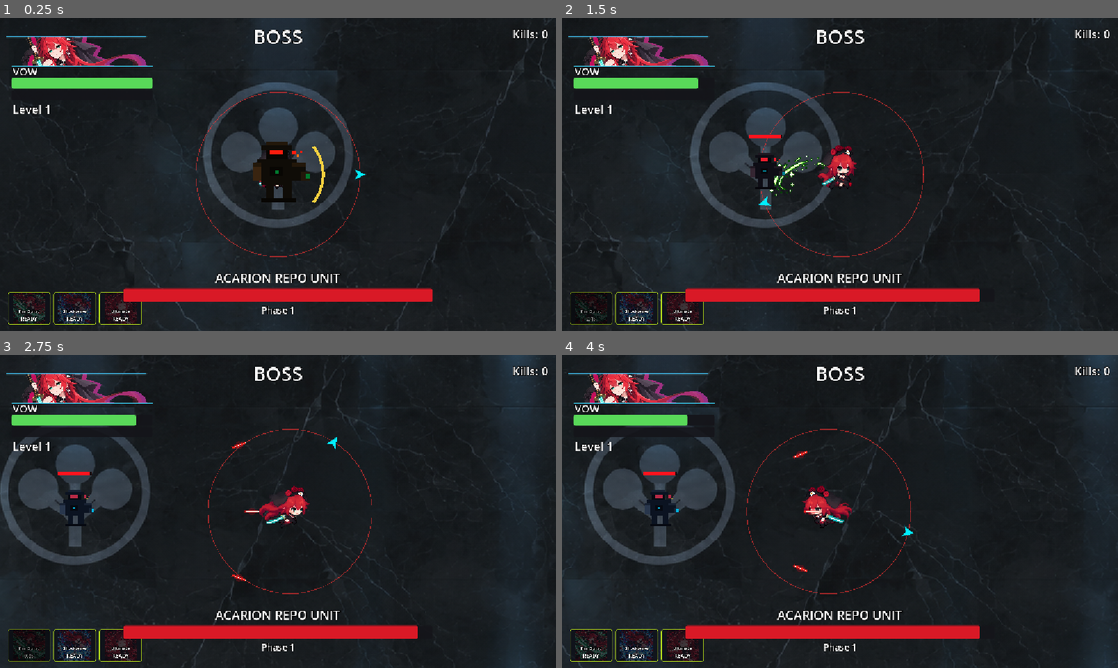
Above: before the commit, frames 1-4 (two rows, left to right).
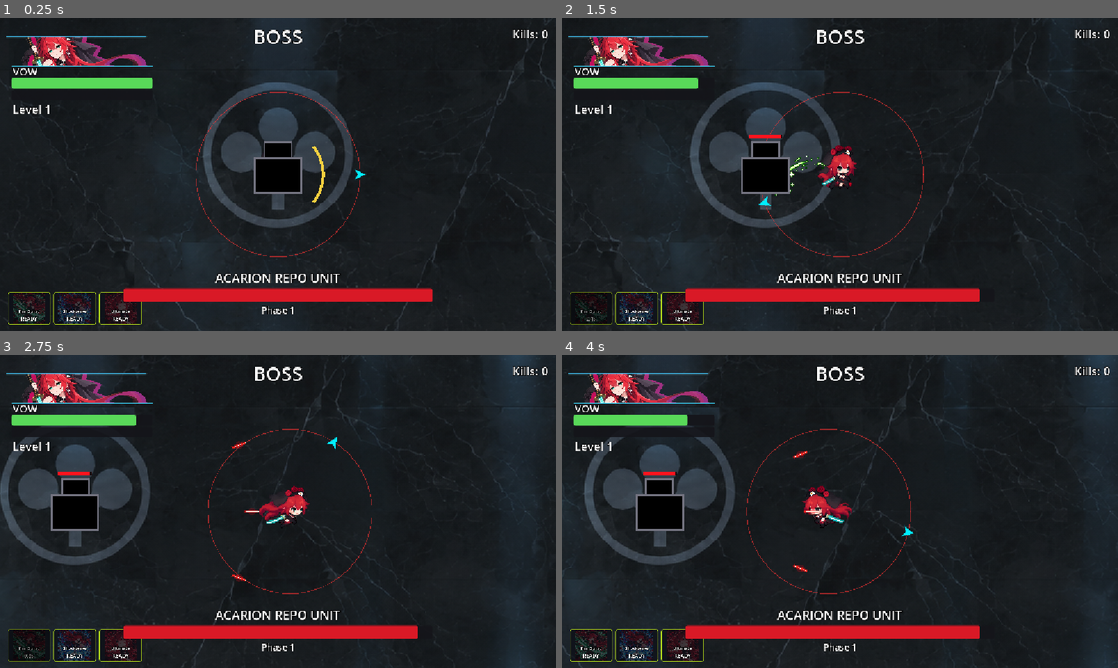
Above: after the commit, the same moments.

Repository: Shaheer-Abbasi/Projekt-Novi
Game: Godot game, scene res://scenes/Levels/2.tscn
Same seed, same stepped clock (60 frames per second), same inputs: the game is played once before the commit and once after it. This scene is started directly instead of the project's main scene. Video files are missing from this copy of the repository; at most half a second of black plays in their place. Sound files missing from this copy of the repository are replaced by a short silence.
Inputs (mouse positions are in pixels of both pictures, inside the frame that each line leads up to):
- Up to frame 1 (0.25 s): no input
- Up to frame 2 (1.5 s): tap Enter at 0.5 s; move the mouse to (962, 158) at 0.52 s; hold D (right) 0.53-1.25 s; tap 1 (ability_1) at 0.6 s; click (962, 158) at 0.67 s; drag from (728, 190) to (812, 237) at 1.27 s
- Up to frame 3 (2.75 s): move the mouse to (333, 442) at 2.02 s; hold D (right) from 2.03 s (still down); tap Shift (ability_3) at 2.1 s
- Up to frame 4 (4 s): release D (right) at 2.75 s; drag from (812, 574) to (806, 442) at 2.77 s; move the mouse to (1006, 558) at 3.52 s; hold A (left) from 3.53 s (still down); tap R at 3.6 s

The runs differ from the first frame. In frame 1, 0.7% of the frame differs, in the area x 45-56%, y 39-59%; in frame 2, 1.0%; in frame 3, 1.2%; in frame 4, 1.2%, in the area x 13-22%, y 39-57%.

Commit message:
Use simple box placeholder for Acarion boss

Diff:
--- a/projekt-novi/scripts/Temp_Scripts/acarion_repo_unit.gd
+++ b/projekt-novi/scripts/Temp_Scripts/acarion_repo_unit.gd
@@ -65,16 +65,9 @@
 
 func _setup_boss_visual() -> void:
 	scale = Vector2.ONE
-	var cracked := load("res://assets/Enemies/acarion_repo_unit_cracked.svg") as Texture2D
-	if cracked != null:
-		sprite.texture = cracked
-	sprite.visible = true
-	sprite.position = Vector2(0.0, -10.0)
-	sprite.scale = Vector2(1.35, 1.35)
-	sprite.modulate = Color.WHITE
-	sprite.self_modulate = Color.WHITE
-	sprite.z_as_relative = false
-	sprite.z_index = 100
+	sprite.visible = false
+	z_index = 100
+	queue_redraw()
 
 
 func _physics_process(delta: float) -> void:
@@ -316,6 +309,12 @@
 
 
 func _draw() -> void:
+	# Temporary boss placeholder: black body with a smaller black head.
+	draw_rect(Rect2(-48.0, -34.0, 96.0, 72.0), Color.BLACK, true)
+	draw_rect(Rect2(-48.0, -34.0, 96.0, 72.0), Color(0.45, 0.45, 0.5), false, 4.0)
+	draw_rect(Rect2(-28.0, -68.0, 56.0, 34.0), Color.BLACK, true)
+	draw_rect(Rect2(-28.0, -68.0, 56.0, 34.0), Color(0.45, 0.45, 0.5), false, 4.0)
+
 	# EnemyNPC's small HP bar.
 	super._draw()
 
